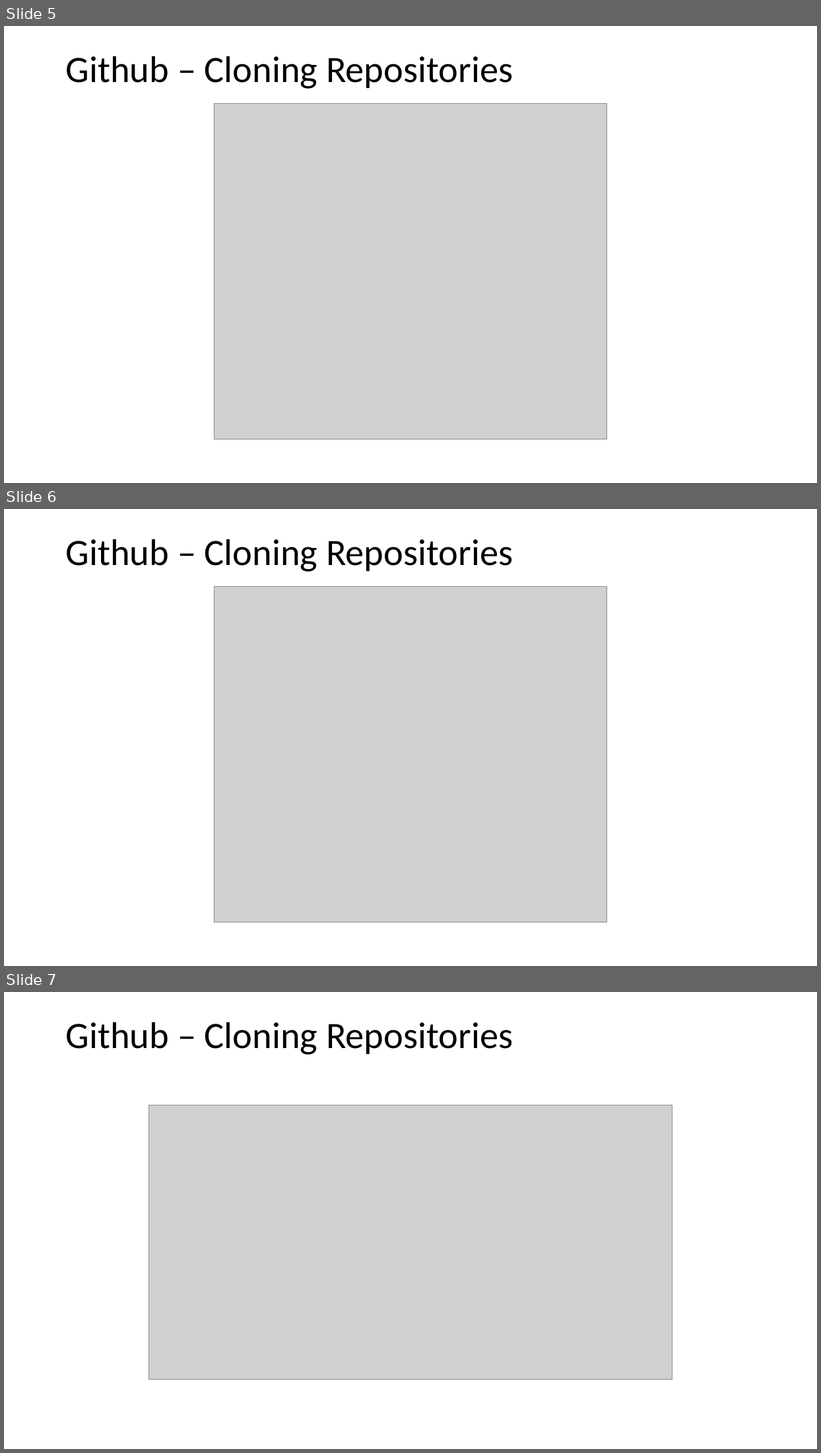
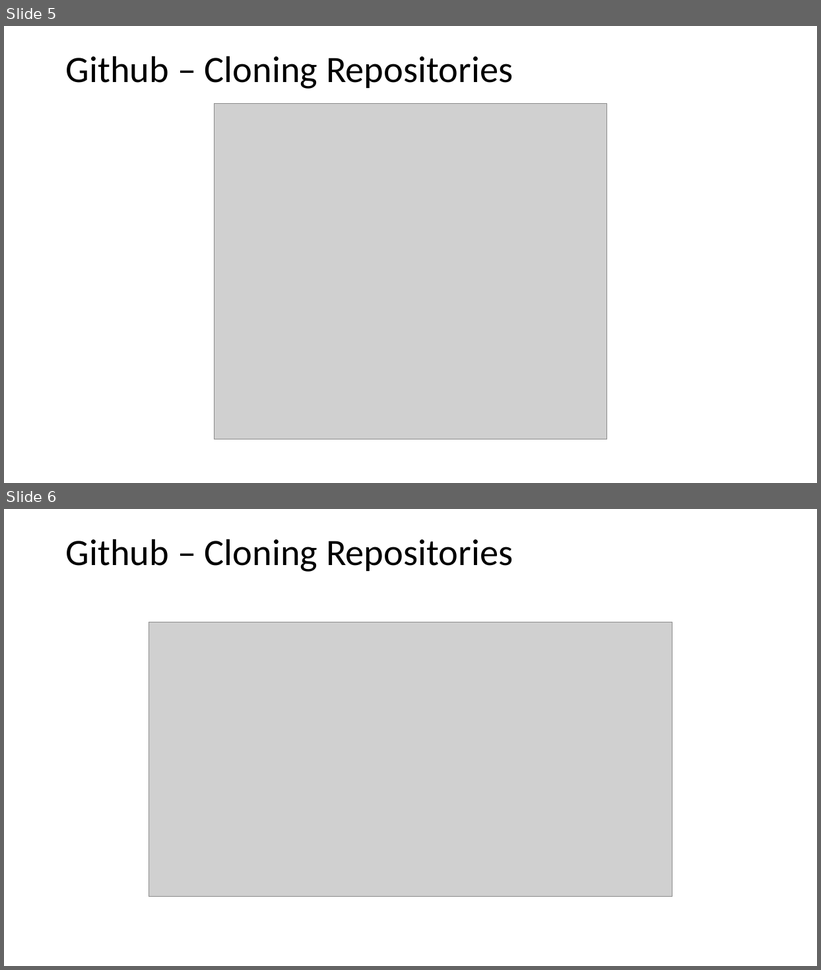
Before and after one commit to rhyacotritonriot/markdown_magic, a slide deck: Lab Git.pptx. Shown one above the other, each under a label of ours: slides 5, 6 and 7 before the commit, slides 5 and 6 after it. The pictures are 821x1453 and 821x970 pixels, drawn with LibreOffice and Linux fonts; fonts in the diff are those of the drawing; grey boxes stand for pictures. Boxes give left, top, right and bottom in pixels: in the first picture for what was removed or moved away, otherwise in the second. Text is boxed around its words. In the diff, an @@ line names an element or a change of style, - is before the commit and + after.

```diff
--- a/Lab Git.pptx
+++ b/Lab Git.pptx
@@ slide 6 removed at (4,509,817,966), background #FFFFFF @@
@@ title removed at (66,539,513,572) @@
-Github – Cloning Repositories
@@ picture removed at (215,586,607,923) @@
@@ what was slide 7 is now slide 6 @@
```
Also in this commit, not shown: 1 other slide removed.
